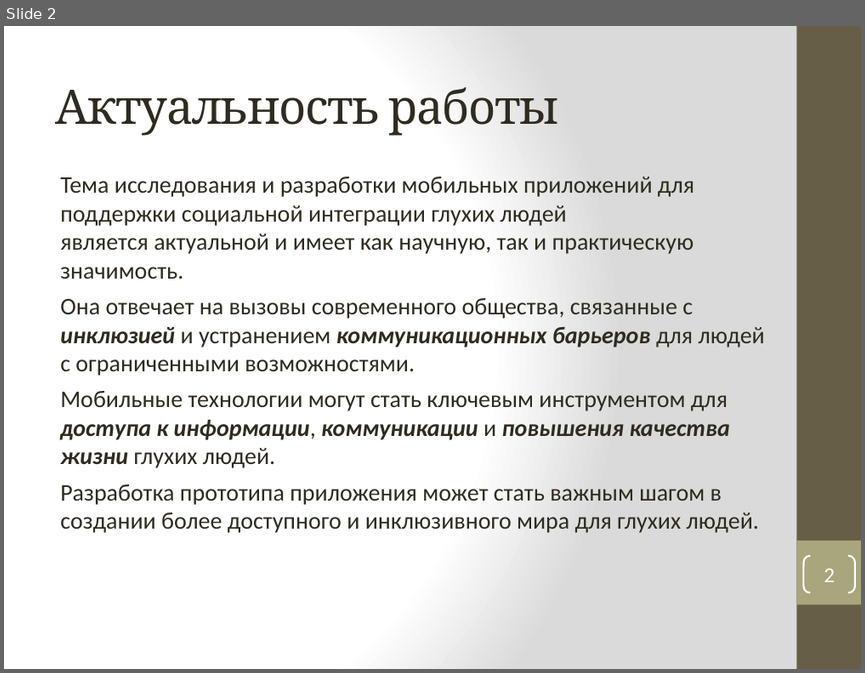
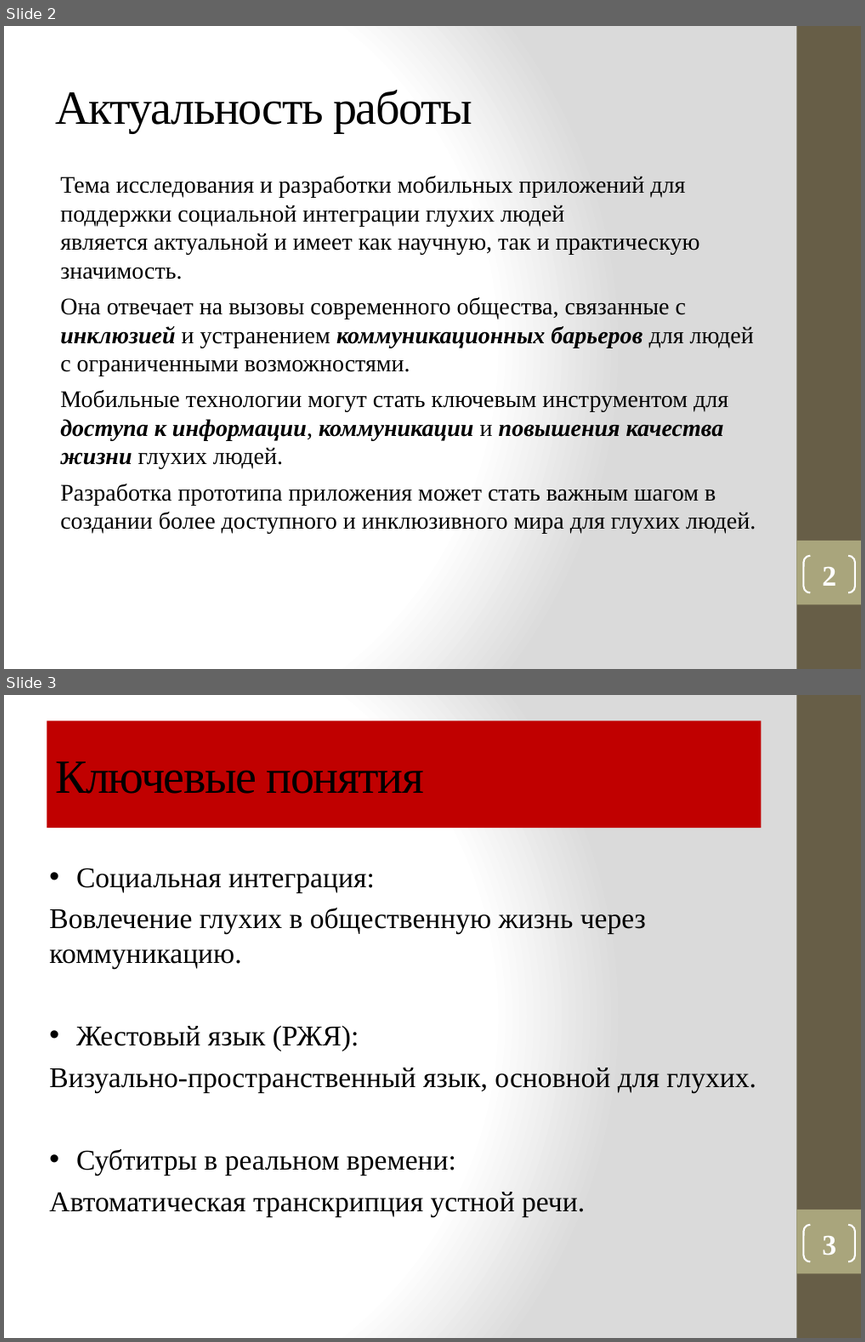
Before and after one commit to vadimgilka/DeafAndDumbPeople, a slide deck: Моя документация/Презентация_Панова.pptx. Shown one above the other, each under a label of ours: slide 2 before the commit, slides 2 and 3 after it. The pictures are 865x673 and 865x1342 pixels, drawn with LibreOffice and Linux fonts; fonts in the diff are those of the drawing. Boxes give left, top, right and bottom in pixels: in the first picture for what was removed or moved away, otherwise in the second. Text is boxed around its words. In the diff, an @@ line names an element or a change of style, - is before the commit and + after.

```diff
--- a/Моя документация/Презентация_Панова.pptx
+++ b/Моя документация/Презентация_Панова.pptx
@@ slide 3 added at (4, 695, 861, 1338), background gradient #FFFFFF to #DADADA; not listed: 2 template elements that a slide beside it also shows @@
@@ title added at (46, 721, 760, 828), fill #C00000, 40 pt, text #000000 @@
+Ключевые понятия
@@ text added at (49, 868, 756, 1217), 24 pt, text #000000 @@
+• Социальная интеграция:
+Вовлечение глухих в общественную жизнь через коммуникацию.
+• Жестовый язык (РЖЯ):
+Визуально-пространственный язык, основной для глухих.
+• Субтитры в реальном времени:
+Автоматическая транскрипция устной речи.
@@ page number added at (803, 1225, 855, 1261), outline #FFFFFF 1.5 pt, 24 pt, text #FFFFFF, bold @@
+3
@@ slide 2 changed as well @@
@@ title "Актуальность работы" at (55, 90, 472, 133): font Cambria to Times New Roman, text colour #2F2B20 to #000000 @@
@@ text "Тема исследования и разработки мобильных ..." at (60, 176, 755, 533): font Calibri to Times New Roman, text colour #2F2B20 to #000000 @@
@@ page number at (803, 556, 855, 592): size 18 to 24 pt, font Calibri to Times New Roman, bold on @@
```
Also in this commit, not shown: 8 other slides changed, 7 other slides added, 1 slide removed.
